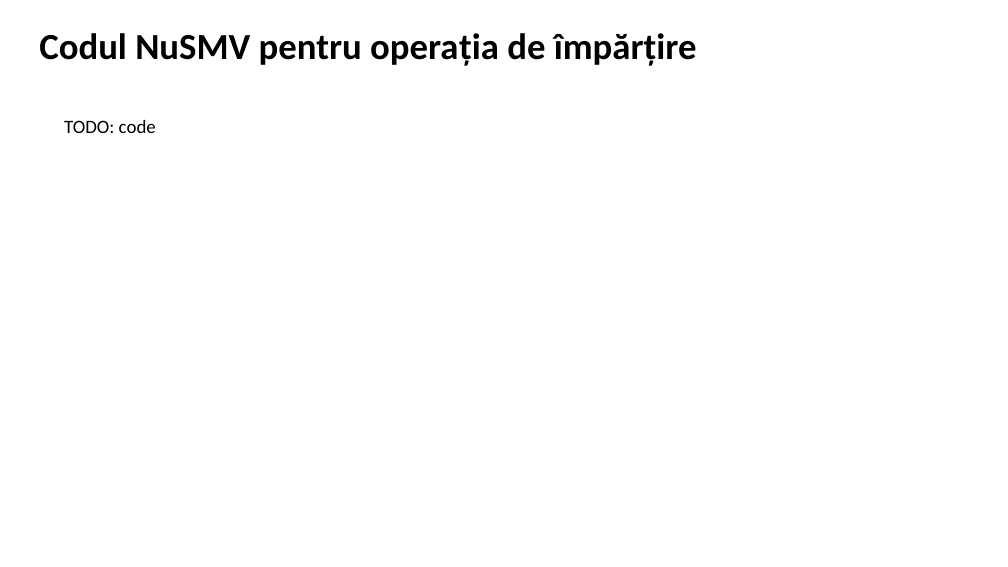
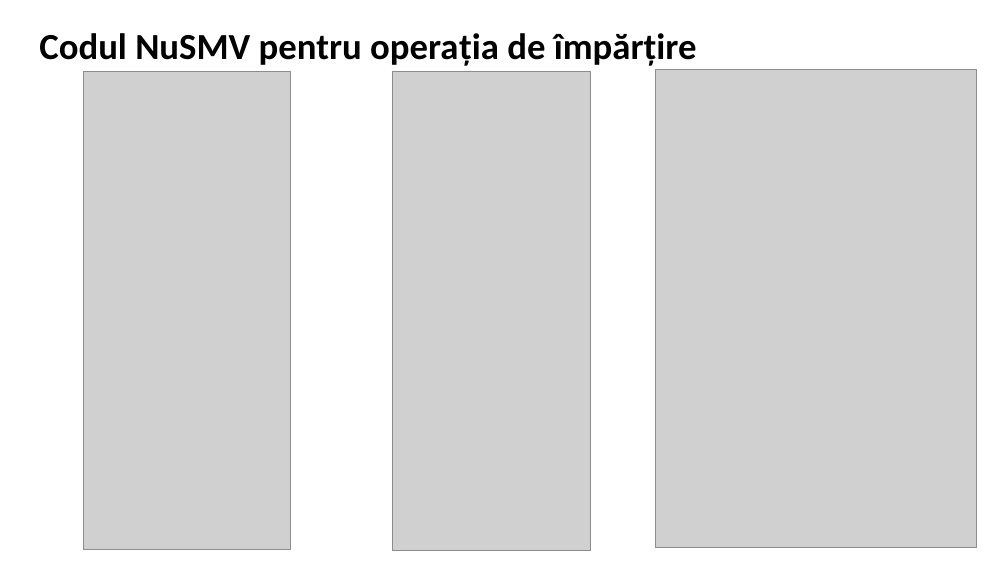
Before and after one commit to Andrei137/Proiect-MFIS, a slide deck: slide 15 of Formal verification of P Systems Using NuSMV .pptx. Drawn at 1008x567 pixels with LibreOffice and Linux fonts; fonts in the diff are those of the drawing; grey boxes stand for pictures. Boxes give left, top, right and bottom in pixels: in the first picture for what was removed or moved away, otherwise in the second. Text is boxed around its words. In the diff, an @@ line names an element or a change of style, - is before the commit and + after.

Commit message:
pptx

```diff
--- a/Formal verification of P Systems Using NuSMV .pptx
+++ b/Formal verification of P Systems Using NuSMV .pptx
@@ picture added at bbox=[84, 72, 290, 550] @@
@@ picture added at bbox=[392, 72, 591, 551] @@
@@ picture added at bbox=[656, 70, 976, 547] @@
@@ text removed at bbox=[64, 120, 156, 133] @@
-TODO: code
```
Also in this commit, not shown: 1 other slide changed, 5 slides added.
